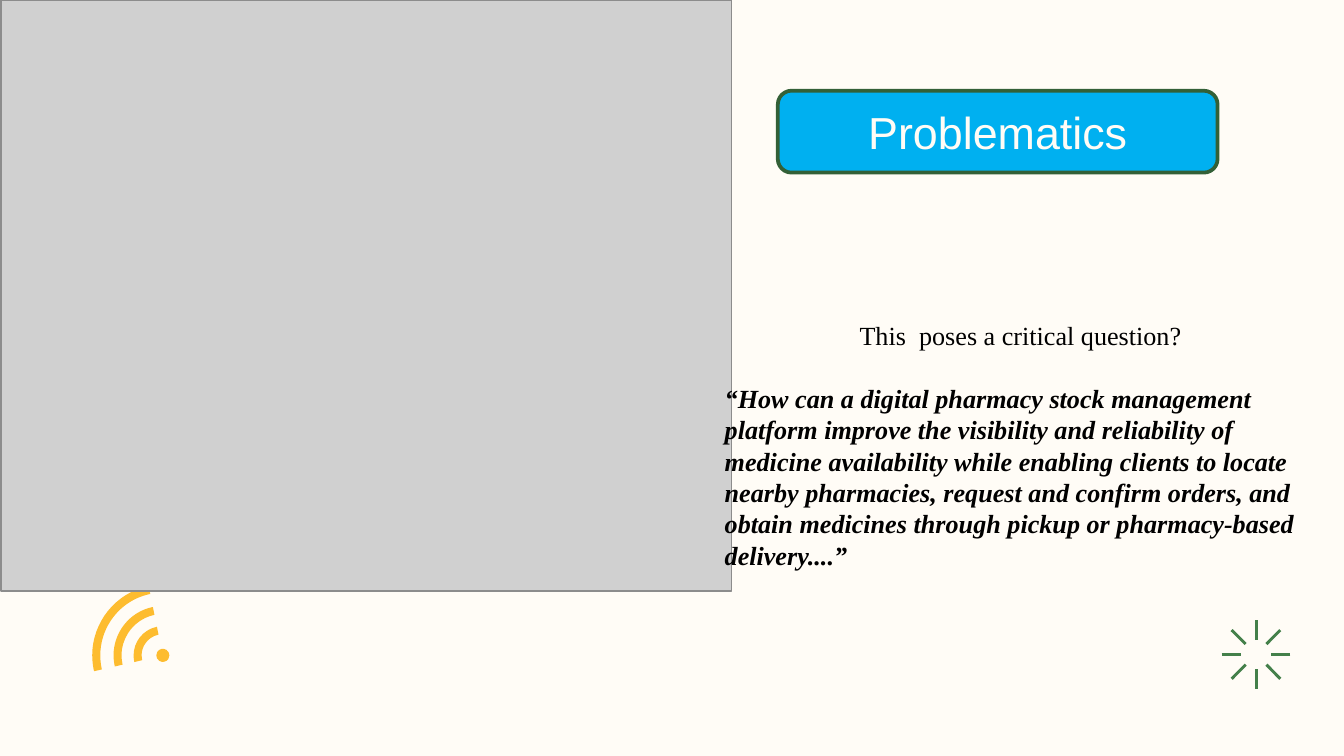
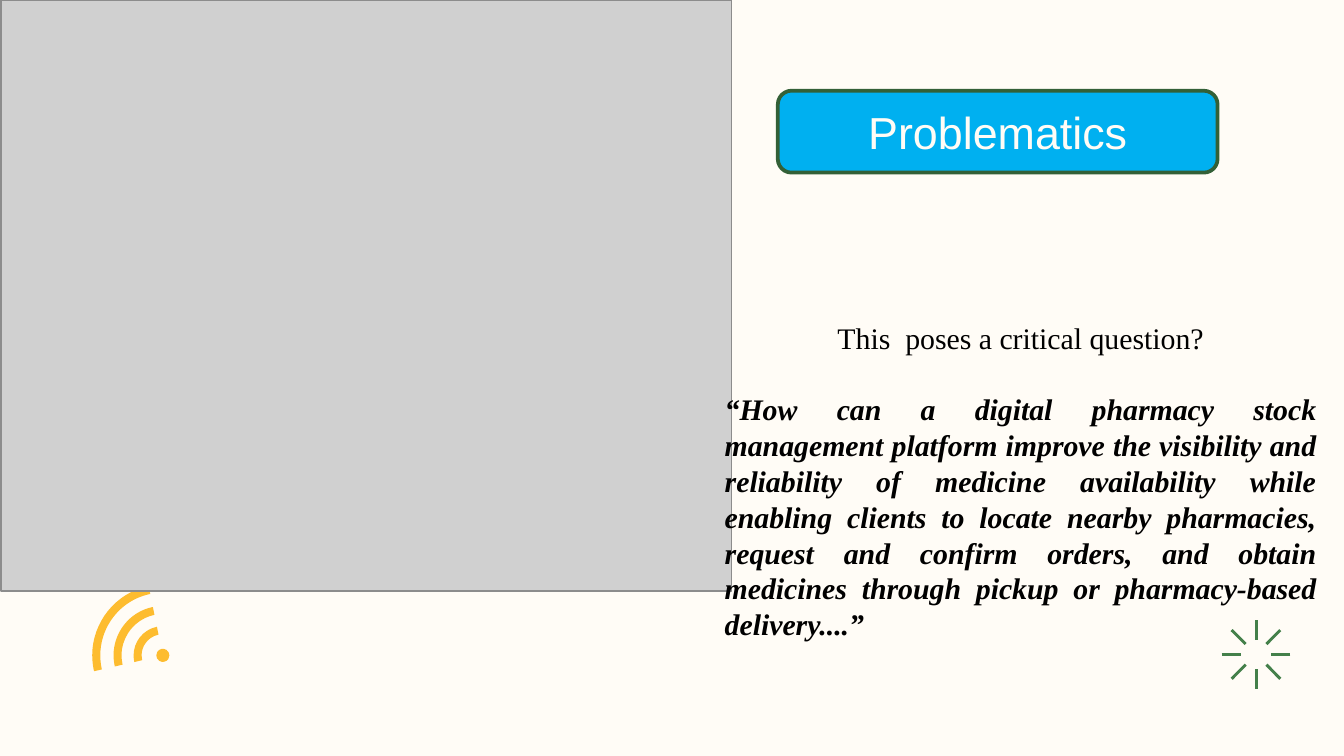
Before and after one commit to Nsan-237/PharmaGo, a slide deck: slide 9 of Pharma Finder.pptx (slide 8 before the commit). Drawn at 1344x756 pixels with LibreOffice and Linux fonts; fonts in the diff are those of the drawing; grey boxes stand for pictures. Boxes give left, top, right and bottom in pixels: in the first picture for what was removed or moved away, otherwise in the second. Text is boxed around its words. In the diff, an @@ line names an element or a change of style, - is before the commit and + after.

```diff
--- a/Pharma Finder.pptx
+++ b/Pharma Finder.pptx
@@ text "This poses a critical question?" at bbox=[725, 328, 1317, 641]: size 14 to 16 pt; alignment left to justified @@
```
Also in this commit, not shown: 5 other slides changed, 5 slides added, 1 slide removed, 2 other files.
